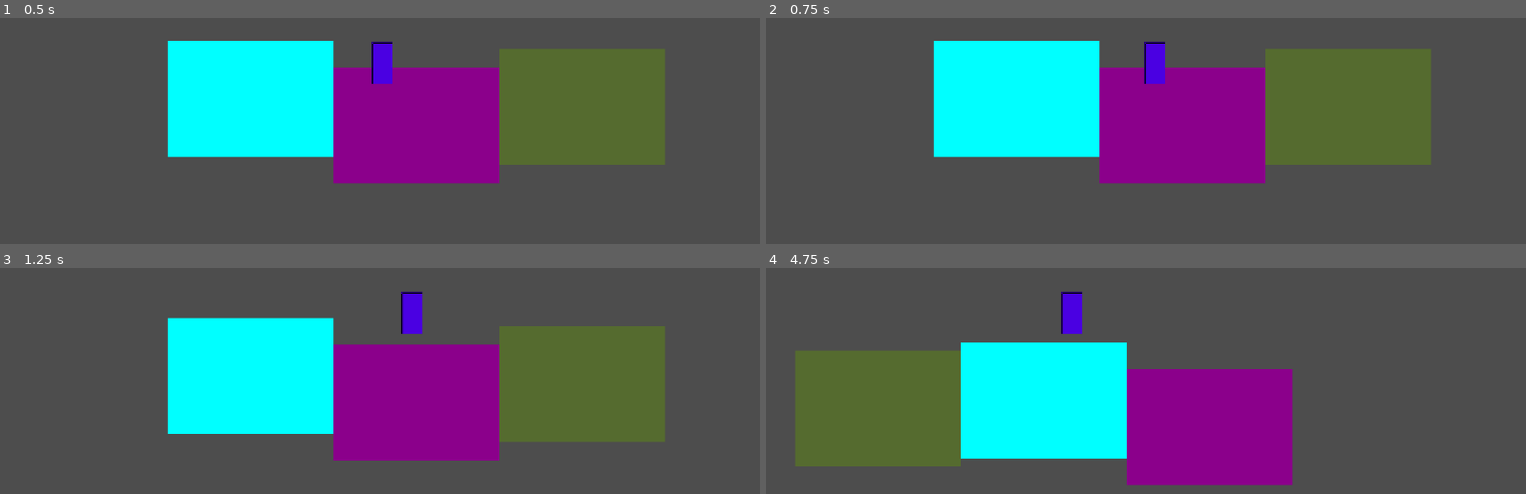
Above: before the commit, frames 1-4 (two rows, left to right).
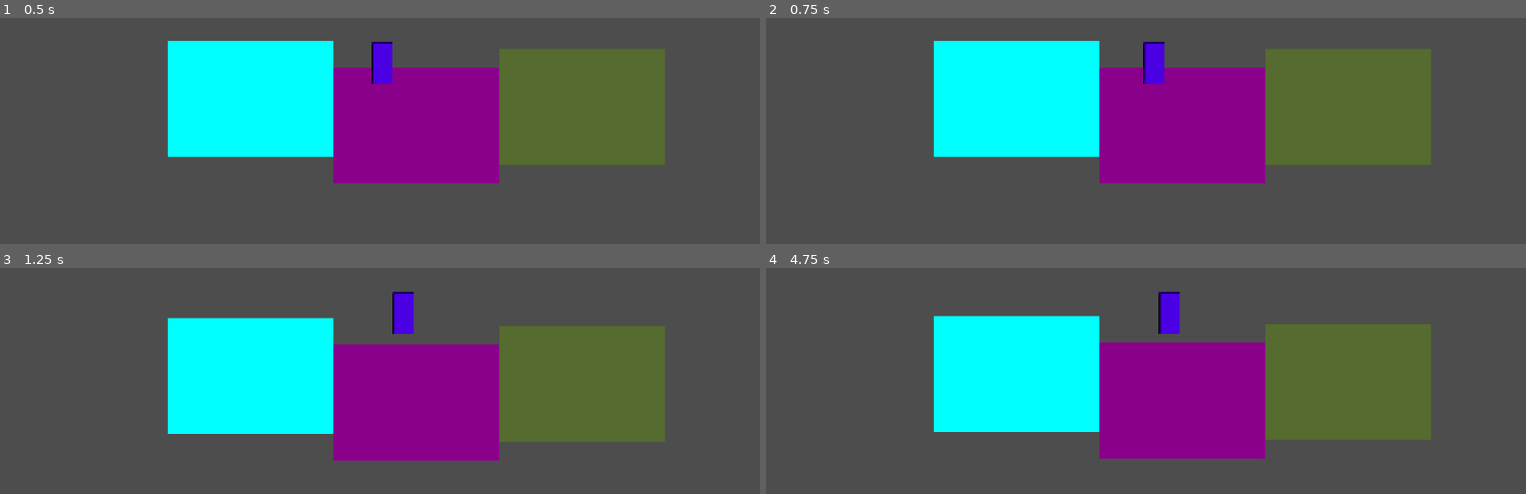
Above: after the commit, the same moments.

Repository: wmichelin/sideskate
Game: Godot game, scene res://scenes/Level_1.tscn
Same seed, same stepped clock (60 frames per second), same inputs: the game is played once before the commit and once after it.
Inputs:
- Up to frame 1 (0.5 s): no input
- Up to frame 2 (0.75 s): tap Enter at 0.5 s; hold D (right) from 0.53 s (still down); tap X (kick) at 0.6 s
- Up to frame 3 (1.25 s): keep holding D (right); tap Space (jump) at 0.77 s
- Up to frame 4 (4.75 s): release D (right) at 1.28 s; hold S (down) 1.28-2.03 s; tap V (revert) at 1.35, 2.85, 4.35 s; tap Space (jump) at 1.52, 3.02, 3.77, 4.52 s; hold D (right) 2.03-2.78 s; tap X (kick) at 2.1, 3.6 s; hold W (up) 2.78-3.53 s; hold A (left) from 3.53 s (still down)

Frame 1 is identical in both runs. In frame 2, less than 0.1% of the frame differs, in the area x 49-53%, y 10-30%; in frame 3, 0.5%; in frame 4, 35%, in the area x 3-88%, y 10-97%.

Commit message:
cleaner autotiling

Diff:
--- a/scripts/GroundController.gd
+++ b/scripts/GroundController.gd
@@ -12,7 +12,7 @@
 var _characters: Array[Node] = []
 var _original_colors: Array[Color] = []  # Store original colors for restoration
 
-# Auto-tiling management - simple approach
+# Auto-tiling management
 var _player_last_x_position: float = 0.0
 
 # Alternative: find by groups if nodes are added to groups
@@ -156,7 +156,7 @@
 	if character is DepthBoundedCharacter:
 		_update_character_bounds(character)
 
-	# Simple auto-tiling logic
+	# Simple auto-tiling with basic safeguards
 	if section_index == 0:  # Leftmost section
 		print("Player entered leftmost section - auto-tiling")
 		_move_rightmost_section_to_left()
--- a/scripts/Player.gd
+++ b/scripts/Player.gd
@@ -8,7 +8,7 @@
 
 # Skateboard physics variables
 @export var kick_force: float = 150.0  # Force applied when kicking
-@export var friction: float = 25.0  # Friction that slows down movement
+@export var friction: float = 150.0  # Friction that slows down movement
 @export var max_speed: float = 1000.0  # Maximum skateboard speed
 
 # Faked Y-axis variables for 2.5D depth simulation
@@ -116,3 +116,7 @@
 	facing_direction *= -1
 	skateboard_velocity = -skateboard_velocity
 	print("Revert! Now facing: ", "right" if facing_direction == 1 else "left", " Velocity: ", skateboard_velocity)
+
+func get_skateboard_velocity() -> float:
+	# Helper function for GroundController to check player velocity
+	return skateboard_velocity
